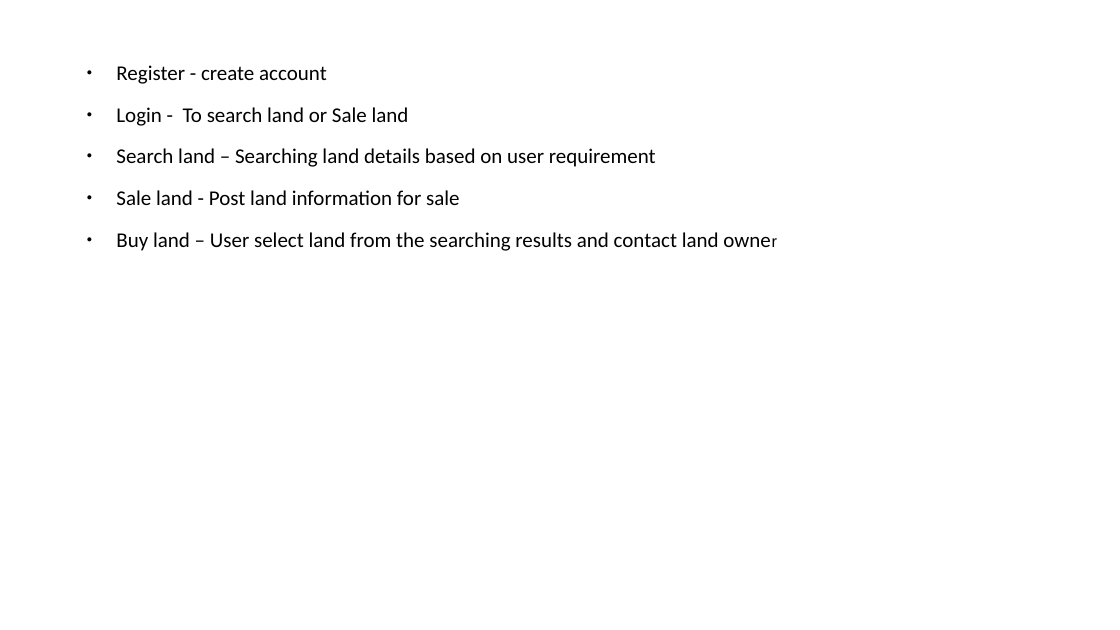
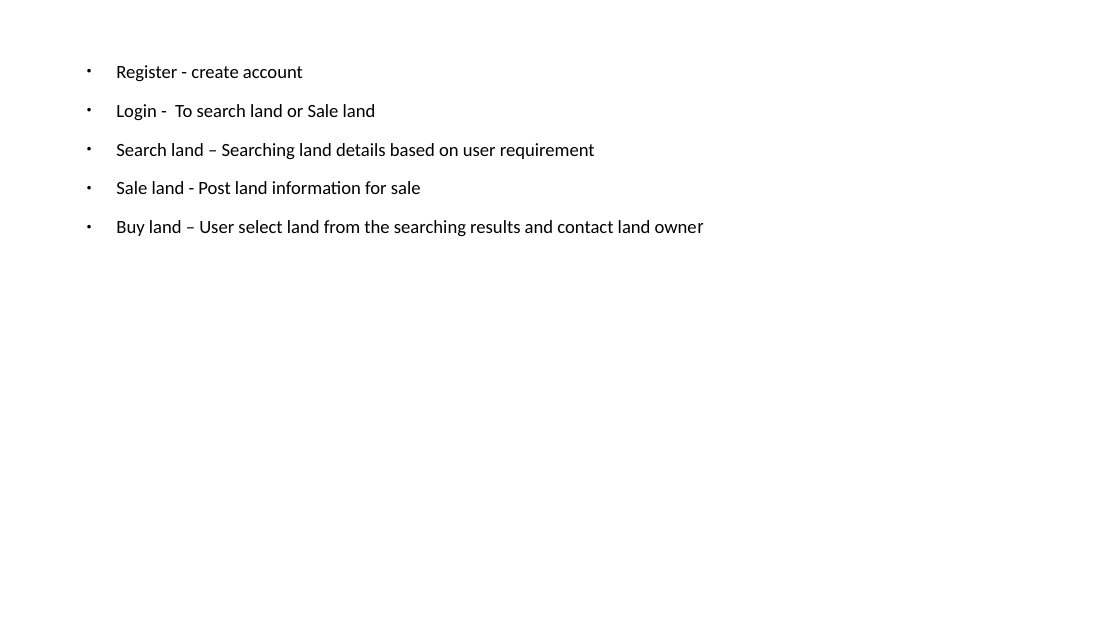
Before and after one commit to kaviyarasan-s/OnlineRealEstate, a slide deck: slide 4 of PPT.odp. Drawn at 1120x630 pixels with LibreOffice and Linux fonts; fonts in the diff are those of the drawing; background and template pictures are left out. Boxes give left, top, right and bottom in pixels: in the first picture for what was removed or moved away, otherwise in the second. Text is boxed around its words. In the diff, an @@ line names an element or a change of style, - is before the commit and + after.

```diff
--- a/PPT.odp
+++ b/PPT.odp
@@ text "Register - create account" at <box>116,65,704,237</box>: size 18 to 16 pt; size 14 to 16 pt in "owner" @@
```
Also in this commit, not shown: 3 other slides changed, 19 other files.
